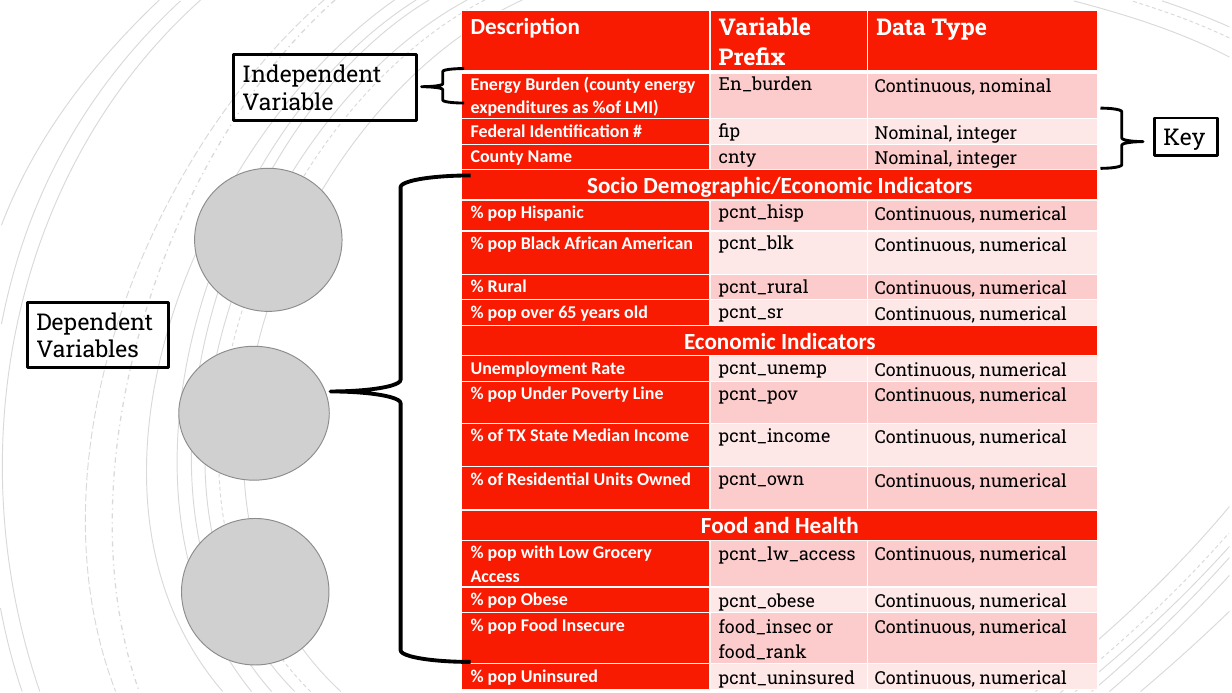
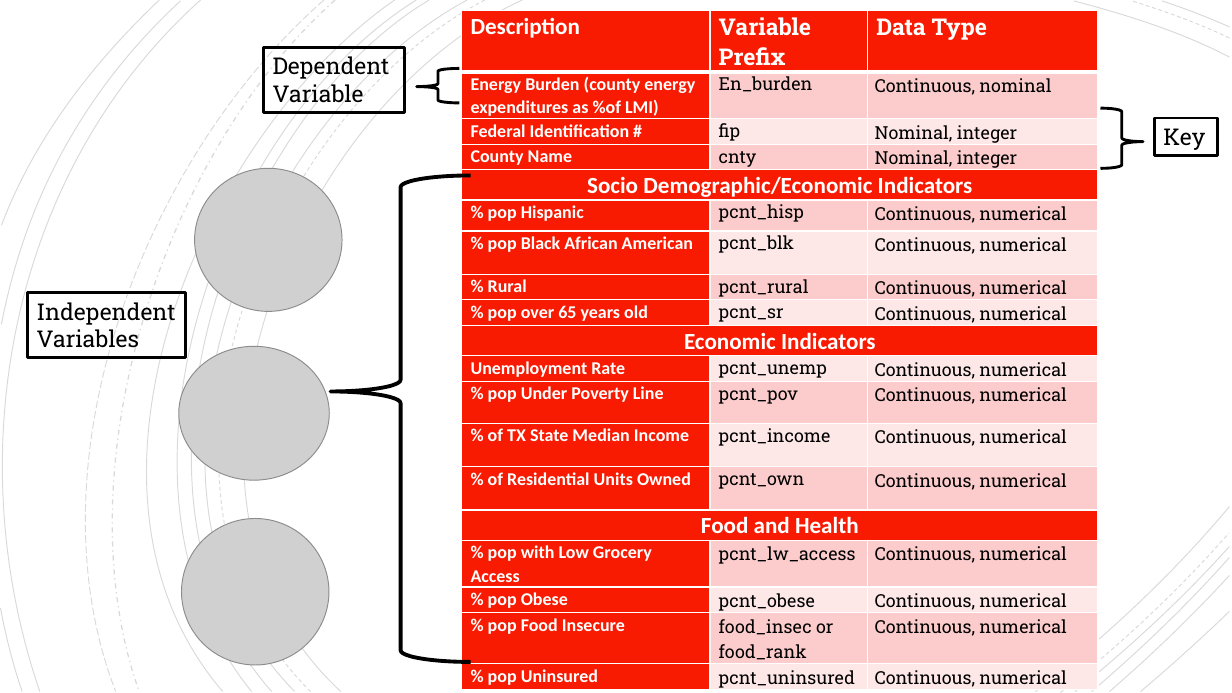
Before and after one commit to cnagbim/Data-Management-Final-Project-Agbim, a slide deck: slide 8 of writing_literature_present/energy_pov_final_presentation_agbim.pptx. Drawn at 1232x693 pixels with LibreOffice and Linux fonts; fonts in the diff are those of the drawing; grey boxes stand for pictures. Boxes give left, top, right and bottom in pixels: in the first picture for what was removed or moved away, otherwise in the second. Text is boxed around its words. In the diff, an @@ line names an element or a change of style, - is before the commit and + after.

```diff
--- a/writing_literature_present/energy_pov_final_presentation_agbim.pptx
+++ b/writing_literature_present/energy_pov_final_presentation_agbim.pptx
@@ rectangle "Dependent Variable": place and size @@
-rectangle "Dependent Variable" at box(28, 302, 168, 368)
+rectangle "Dependent Variable" at box(263, 47, 404, 113)
@@ text in rectangle at box(273, 56, 390, 103): text changed @@
-Dependent Variables
+Dependent Variable
@@ left brace: place and size @@
-left brace at box(421, 68, 464, 103)
+left brace at box(417, 68, 459, 103)
@@ rectangle "Independent Variables": place and size @@
-rectangle "Independent Variables" at box(234, 55, 417, 120)
+rectangle "Independent Variables" at box(28, 293, 186, 359)
@@ text in rectangle at box(37, 302, 176, 348): text changed @@
-Independent Variable
+Independent Variables
```
Also in this commit, not shown: 1 other file.
